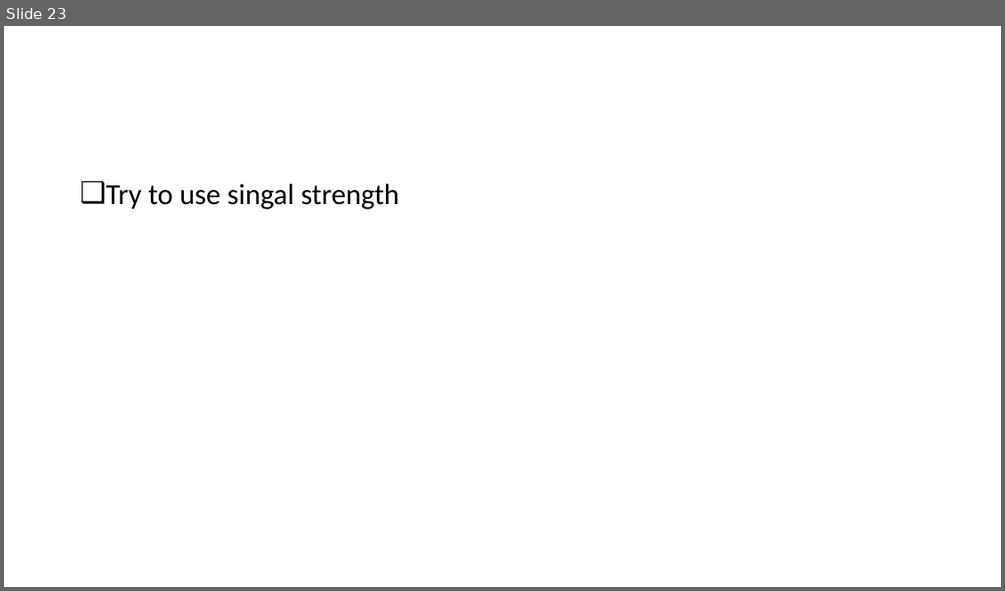
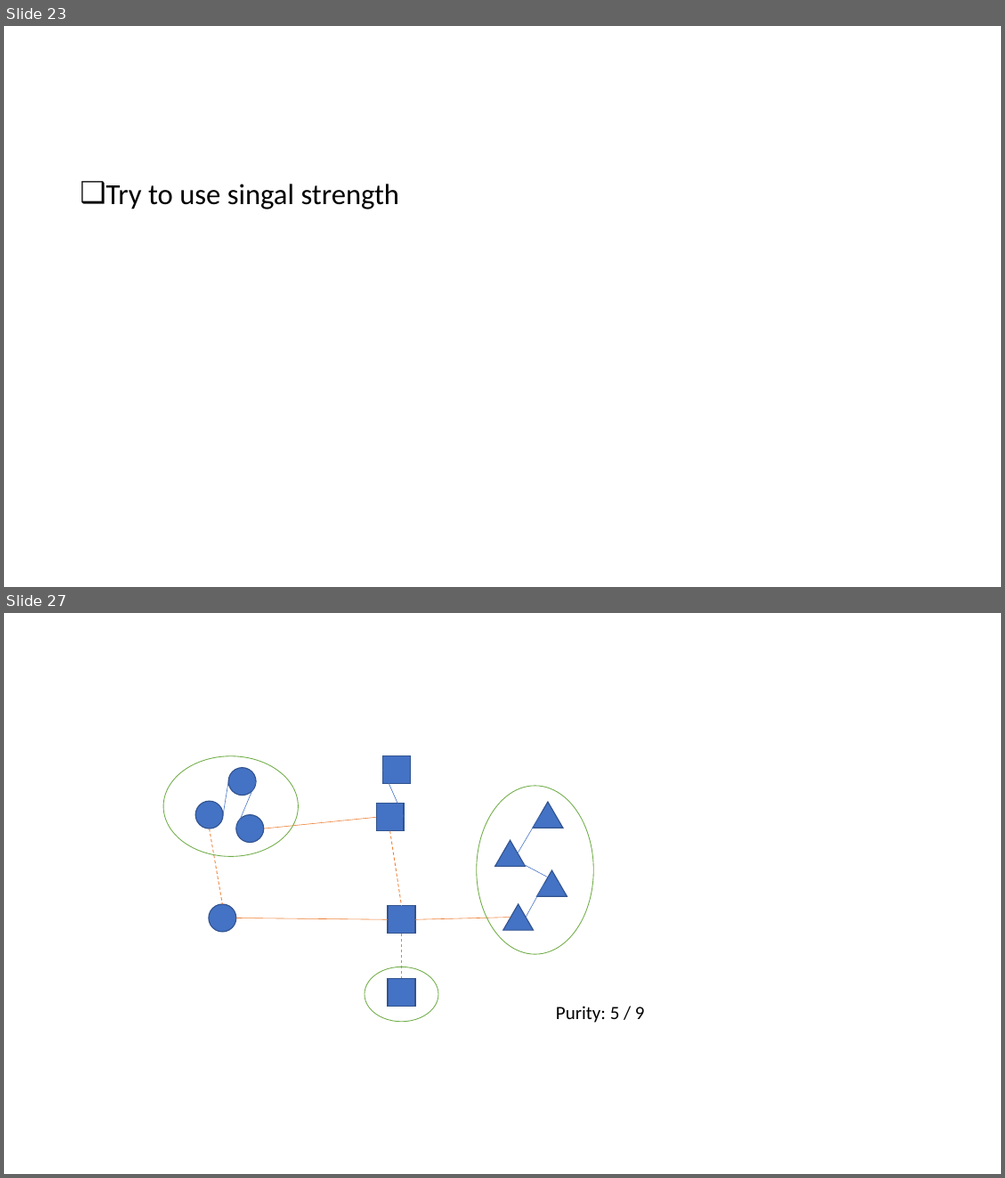
Before and after one commit to YShu7/FYP, a slide deck: 3.3 Presentation.pptx. Shown one above the other, each under a label of ours: slide 23 before the commit, slides 23 and 27 after it; the slides between them are not shown. The pictures are 1005x591 and 1005x1178 pixels, drawn with LibreOffice and Linux fonts; fonts in the diff are those of the drawing. Boxes give left, top, right and bottom in pixels: in the first picture for what was removed or moved away, otherwise in the second. Text is boxed around its words. In the diff, an @@ line names an element or a change of style, - is before the commit and + after.

```diff
--- a/3.3 Presentation.pptx
+++ b/3.3 Presentation.pptx
@@ slide 27 added at [4,613,1001,1174], background #FFFFFF @@
@@ ellipse added at [163,755,298,856], outline #70AD47 0.75 pt @@
@@ ellipse added at [228,768,256,795], fill #4472C4, outline #325491 1 pt @@
@@ rectangle added at [383,756,411,784], fill #4472C4, outline #325491 1 pt @@
@@ line added from (404, 817) to (383, 770), #4472C4 0.5 pt @@
@@ line added from (223, 815) to (228, 781), #4472C4 0.5 pt @@
@@ line added from (256, 781) to (236, 828), #4472C4 0.5 pt @@
@@ ellipse added at [477,786,594,954], outline #70AD47 0.75 pt @@
@@ ellipse added at [195,801,223,828], fill #4472C4, outline #325491 1 pt @@
@@ ellipse added at [236,815,264,843], fill #4472C4, outline #325491 1 pt @@
@@ line added from (264, 828) to (376, 817), #ED7D31 0.5 pt @@
@@ rectangle added at [376,803,404,831], fill #4472C4, outline #325491 1 pt @@
@@ line added from (518, 853) to (540, 815), #4472C4 0.5 pt @@
@@ triangle added at [533,802,563,827], fill #4472C4, outline #325491 1 pt @@
@@ line added from (210, 828) to (222, 904), #ED7D31 0.75 pt dashed @@
@@ line added from (390, 831) to (402, 906), #ED7D31 0.75 pt dashed @@
@@ triangle added at [495,840,526,867], fill #4472C4, outline #325491 1 pt @@
@@ line added from (559, 883) to (502, 853), #4472C4 0.5 pt @@
@@ triangle added at [537,870,567,896], fill #4472C4, outline #325491 1 pt @@
@@ ellipse added at [209,904,236,932], fill #4472C4, outline #325491 1 pt @@
@@ rectangle added at [388,906,415,933], fill #4472C4, outline #325491 1 pt @@
@@ triangle added at [503,904,534,930], fill #4472C4, outline #325491 1 pt @@
@@ line added from (526, 917) to (544, 883), #4472C4 0.5 pt @@
@@ line added from (236, 918) to (388, 919), #ED7D31 0.5 pt @@
@@ line added from (415, 919) to (511, 917), #ED7D31 0.5 pt @@
@@ line added from (402, 933) to (402, 978), #ED7D31 0.75 pt dashed @@
@@ ellipse added at [364,966,438,1022], outline #70AD47 0.75 pt @@
@@ rectangle added at [388,978,415,1005], fill #4472C4, outline #325491 1 pt @@
@@ text added at [556,1005,645,1022], 18 pt, text #000000 @@
+Purity: 5 / 9
```
Also in this commit, not shown: 3 other slides added, 14 other files.
